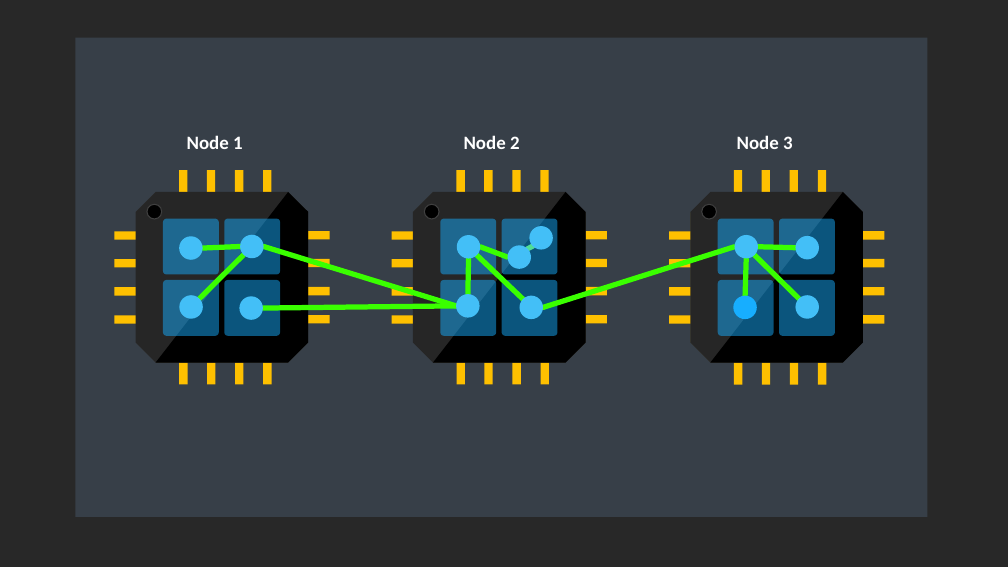
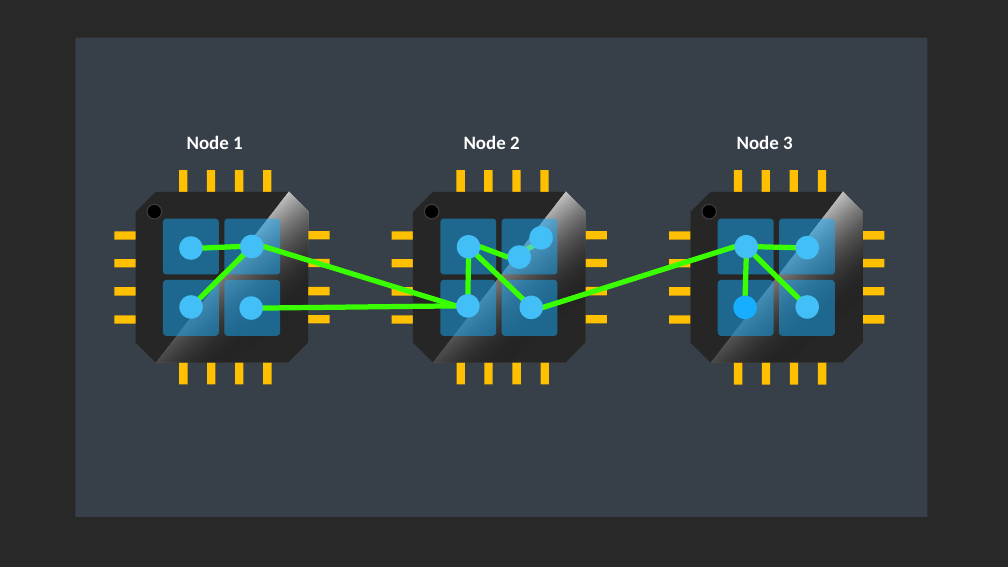
Before and after one commit to asynkron/website, a slide deck: slide 22 of media/logo.pptx. Drawn at 1008x567 pixels with LibreOffice and Linux fonts; fonts in the diff are those of the drawing. Boxes give left, top, right and bottom in pixels: in the first picture for what was removed or moved away, otherwise in the second. Text is boxed around its words. In the diff, an @@ line names an element or a change of style, - is before the commit and + after.

```diff
--- a/media/logo.pptx
+++ b/media/logo.pptx
@@ fill #000000 to gradient #FFFFFF to #000000 in 3 elements at (433,192,586,363), (711,192,864,363), (156,192,309,363) @@
```
